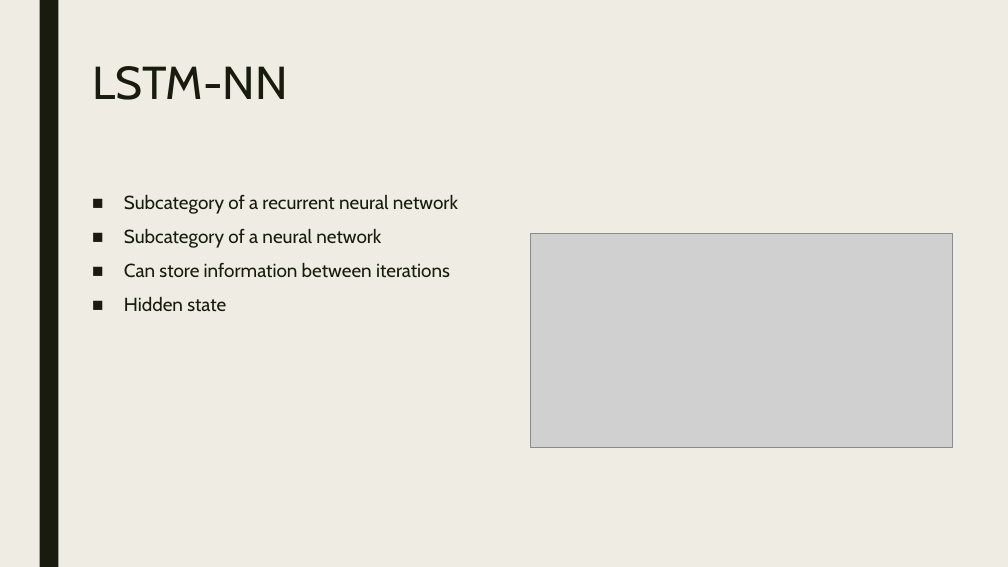
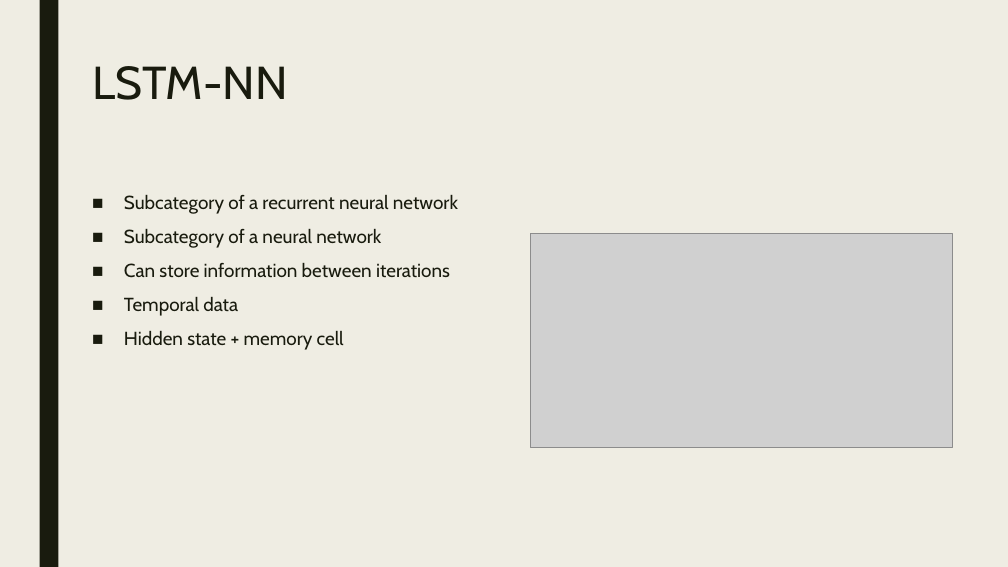
Before and after one commit to mathh17/Speciale, a slide deck: slide 10 of Exploring climate data’s relevance to predict energy consumption.pptx. Drawn at 1008x567 pixels with LibreOffice and Linux fonts; fonts in the diff are those of the drawing; grey boxes stand for pictures. Boxes give left, top, right and bottom in pixels: in the first picture for what was removed or moved away, otherwise in the second. Text is boxed around its words. In the diff, an @@ line names an element or a change of style, - is before the commit and + after.

```diff
--- a/Exploring climate data’s relevance to predict energy consumption.pptx
+++ b/Exploring climate data’s relevance to predict energy consumption.pptx
@@ text at (124,297,344,350): text changed @@
-■ Hidden state
+■ Temporal data
+■ Hidden state + memory cell
```
Also in this commit, not shown: 2 other slides changed.
